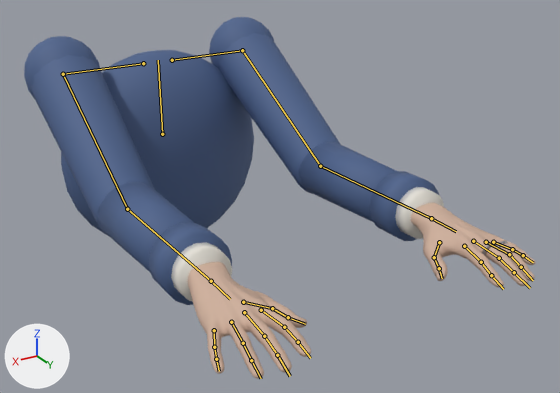
One commit to the glTF model assets/characters/fp_arms/fp_arms.glb: the scene before it, then after it.
Before and after are seen from a camera (50 mm lens) standing at (0.575, 1.427, 1.812) and looking at (-0.058, 0.372, 1.285). The axes (+X, +Y, +Z) are drawn at lower left. The lights are the same throughout. The picture after the commit comes second. The bones that bend it are drawn over the model as lines.

In view in the first picture: 'FPArmsBody'.
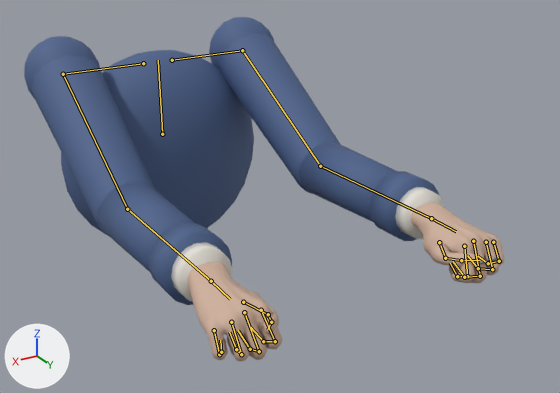
Commit message: feat(arms): the full hand pose library

The newer file adds an action. The first version stands in its rest pose; the second is drawn at frame 1 of the action 'Wrap'.

What the commit changed:
Bone 'index_01_l' (bone_index_01_l) turns from (0, 0, 0) to (-55, 0, 0) degrees about its own x, y and z.
Bone 'index_02_l' (bone_index_02_l) turns from (0, 0, 0) to (-80, 0, 0) degrees about its own x, y and z.
Bone 'index_03_l' (bone_index_03_l) turns from (0, 0, 0) to (-50, 0, 0) degrees about its own x, y and z.
Bone 'middle_01_l' (bone_middle_01_l) turns from (0, 0, 0) to (-55, 0, 0) degrees about its own x, y and z.
Bone 'middle_02_l' (bone_middle_02_l) turns from (0, 0, 0) to (-80, 0, 0) degrees about its own x, y and z.
Bone 'middle_03_l' (bone_middle_03_l) turns from (0, 0, 0) to (-50, 0, 0) degrees about its own x, y and z.
Bone 'pinky_01_l' (bone_pinky_01_l) turns from (0, 0, 0) to (-55, 0, 0) degrees about its own x, y and z.
Bone 'pinky_02_l' (bone_pinky_02_l) turns from (0, 0, 0) to (-80, 0, 0) degrees about its own x, y and z.
Bone 'pinky_03_l' (bone_pinky_03_l) turns from (0, 0, 0) to (-50, 0, 0) degrees about its own x, y and z.
Bone 'ring_01_l' (bone_ring_01_l) turns from (0, 0, 0) to (-55, 0, 0) degrees about its own x, y and z.
Bone 'ring_02_l' (bone_ring_02_l) turns from (0, 0, 0) to (-80, 0, 0) degrees about its own x, y and z.
Bone 'ring_03_l' (bone_ring_03_l) turns from (0, 0, 0) to (-50, 0, 0) degrees about its own x, y and z.
Bone 'thumb_01_l' (bone_thumb_01_l) turns from (0, 0, 0) to (-25, 35, 0) degrees about its own x, y and z.
Bone 'thumb_02_l' (bone_thumb_02_l) turns from (0, 0, 0) to (-25, 0, 0) degrees about its own x, y and z.
Bone 'thumb_03_l' (bone_thumb_03_l) turns from (0, 0, 0) to (-30, 0, 0) degrees about its own x, y and z.
Bone 'index_01_r' (bone_index_01_r) turns from (0, 0, 0) to (-55, 0, 0) degrees about its own x, y and z.
Bone 'index_02_r' (bone_index_02_r) turns from (0, 0, 0) to (-80, 0, 0) degrees about its own x, y and z.
Bone 'index_03_r' (bone_index_03_r) turns from (0, 0, 0) to (-50, 0, 0) degrees about its own x, y and z.
Bone 'middle_01_r' (bone_middle_01_r) turns from (0, 0, 0) to (-55, 0, 0) degrees about its own x, y and z.
Bone 'middle_02_r' (bone_middle_02_r) turns from (0, 0, 0) to (-80, 0, 0) degrees about its own x, y and z.
Bone 'middle_03_r' (bone_middle_03_r) turns from (0, 0, 0) to (-50, 0, 0) degrees about its own x, y and z.
Bone 'pinky_01_r' (bone_pinky_01_r) turns from (0, 0, 0) to (-55, 0, 0) degrees about its own x, y and z.
Bone 'pinky_02_r' (bone_pinky_02_r) turns from (0, 0, 0) to (-80, 0, 0) degrees about its own x, y and z.
Bone 'pinky_03_r' (bone_pinky_03_r) turns from (0, 0, 0) to (-50, 0, 0) degrees about its own x, y and z.
Bone 'ring_01_r' (bone_ring_01_r) turns from (0, 0, 0) to (-55, 0, 0) degrees about its own x, y and z.
Bone 'ring_02_r' (bone_ring_02_r) turns from (0, 0, 0) to (-80, 0, 0) degrees about its own x, y and z.
Bone 'ring_03_r' (bone_ring_03_r) turns from (0, 0, 0) to (-50, 0, 0) degrees about its own x, y and z.
Bone 'thumb_01_r' (bone_thumb_01_r) turns from (0, 0, 0) to (-25, -35, 0) degrees about its own x, y and z.
Bone 'thumb_02_r' (bone_thumb_02_r) turns from (0, 0, 0) to (-25, 0, 0) degrees about its own x, y and z.
Bone 'thumb_03_r' (bone_thumb_03_r) turns from (0, 0, 0) to (-30, 0, 0) degrees about its own x, y and z.

Changed parts and their boxes (x1, y1, x2, y2) in the pictures (560 x 393 px):
'FPArmsBody', posed (6% narrower)
    before: (24, 17, 536, 379)
    after: (24, 17, 504, 362)
bone 'index_01_l', root to tip
    before: (464, 246) to (481, 262)
    after: (464, 246) to (467, 276)
bone 'index_02_l', root to tip
    before: (481, 262) to (491, 275)
    after: (467, 276) to (457, 276)
bone 'index_03_l', root to tip
    before: (491, 275) to (503, 289)
    after: (457, 276) to (450, 263)
bone 'middle_01_l', root to tip
    before: (473, 241) to (499, 258)
    after: (473, 241) to (480, 276)
bone 'middle_02_l', root to tip
    before: (499, 258) to (514, 272)
    after: (480, 276) to (464, 277)
bone 'middle_03_l', root to tip
    before: (514, 272) to (530, 288)
    after: (464, 277) to (453, 261)
bone 'pinky_01_l', root to tip
    before: (493, 242) to (512, 249)
    after: (493, 242) to (499, 261)
bone 'pinky_02_l', root to tip
    before: (512, 249) to (523, 255)
    after: (499, 261) to (488, 263)
bone 'pinky_03_l', root to tip
    before: (523, 255) to (533, 262)
    after: (488, 263) to (478, 256)
bone 'ring_01_l', root to tip
    before: (486, 242) to (509, 254)
    after: (486, 242) to (492, 269)
bone 'ring_02_l', root to tip
    before: (509, 254) to (521, 267)
    after: (492, 269) to (478, 268)
bone 'ring_03_l', root to tip
    before: (521, 267) to (533, 280)
    after: (478, 268) to (467, 255)
bone 'thumb_01_l', root to tip
    before: (439, 242) to (434, 257)
    after: (439, 242) to (445, 258)
bone 'thumb_02_l', root to tip
    before: (434, 257) to (439, 268)
    after: (445, 258) to (461, 260)
bone 'thumb_03_l', root to tip
    before: (439, 268) to (442, 278)
    after: (461, 260) to (479, 260)
bone 'index_01_r', root to tip
    before: (261, 310) to (284, 327)
    after: (261, 310) to (275, 341)
bone 'index_02_r', root to tip
    before: (284, 327) to (298, 342)
    after: (275, 341) to (263, 341)
bone 'index_03_r', root to tip
    before: (298, 342) to (310, 358)
    after: (263, 341) to (250, 327)
bone 'middle_01_r', root to tip
    before: (244, 312) to (264, 336)
    after: (244, 312) to (259, 351)
bone 'middle_02_r', root to tip
    before: (264, 336) to (277, 355)
    after: (259, 351) to (250, 349)
bone 'middle_03_r', root to tip
    before: (277, 355) to (290, 376)
    after: (250, 349) to (238, 330)
bone 'pinky_01_r', root to tip
    before: (214, 330) to (214, 347)
    after: (214, 330) to (219, 354)
bone 'pinky_02_r', root to tip
    before: (214, 347) to (216, 359)
    after: (219, 354) to (221, 352)
bone 'pinky_03_r', root to tip
    before: (216, 359) to (219, 371)
    after: (221, 352) to (220, 340)
bone 'ring_01_r', root to tip
    before: (231, 322) to (243, 343)
    after: (231, 322) to (241, 354)
bone 'ring_02_r', root to tip
    before: (243, 343) to (251, 360)
    after: (241, 354) to (236, 349)
bone 'ring_03_r', root to tip
    before: (251, 360) to (261, 378)
    after: (236, 349) to (229, 332)
bone 'thumb_01_r', root to tip
    before: (243, 302) to (272, 308)
    after: (243, 302) to (268, 314)
bone 'thumb_02_r', root to tip
    before: (272, 308) to (288, 317)
    after: (268, 314) to (271, 322)
bone 'thumb_03_r', root to tip
    before: (288, 317) to (305, 324)
    after: (271, 322) to (267, 329)
